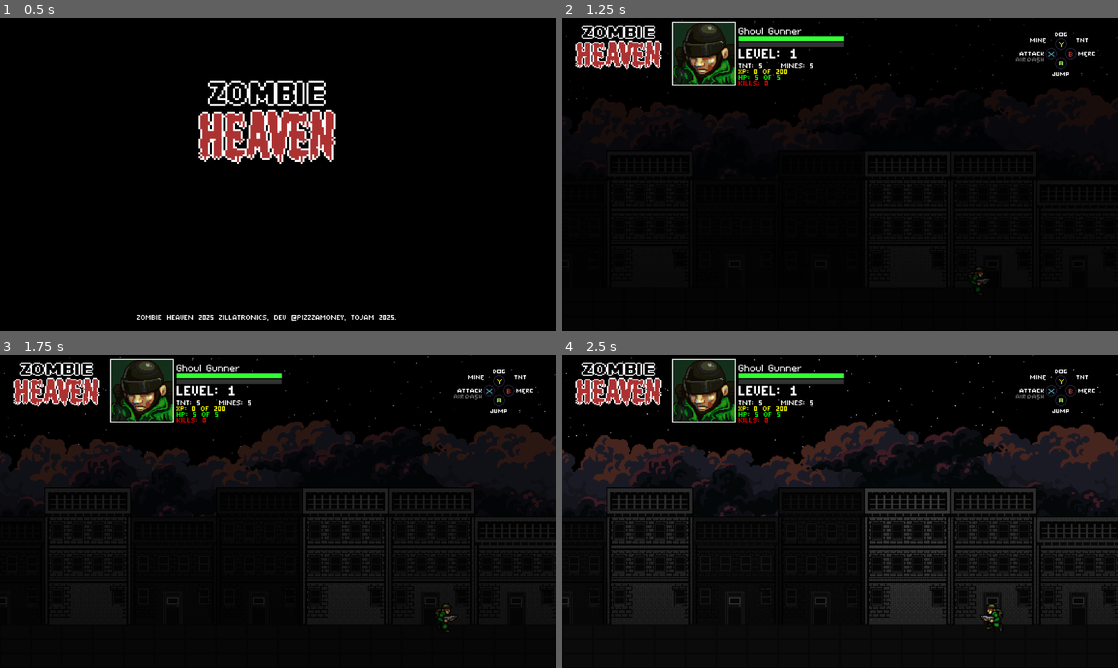
Above: before the commit, frames 1-4 (two rows, left to right).
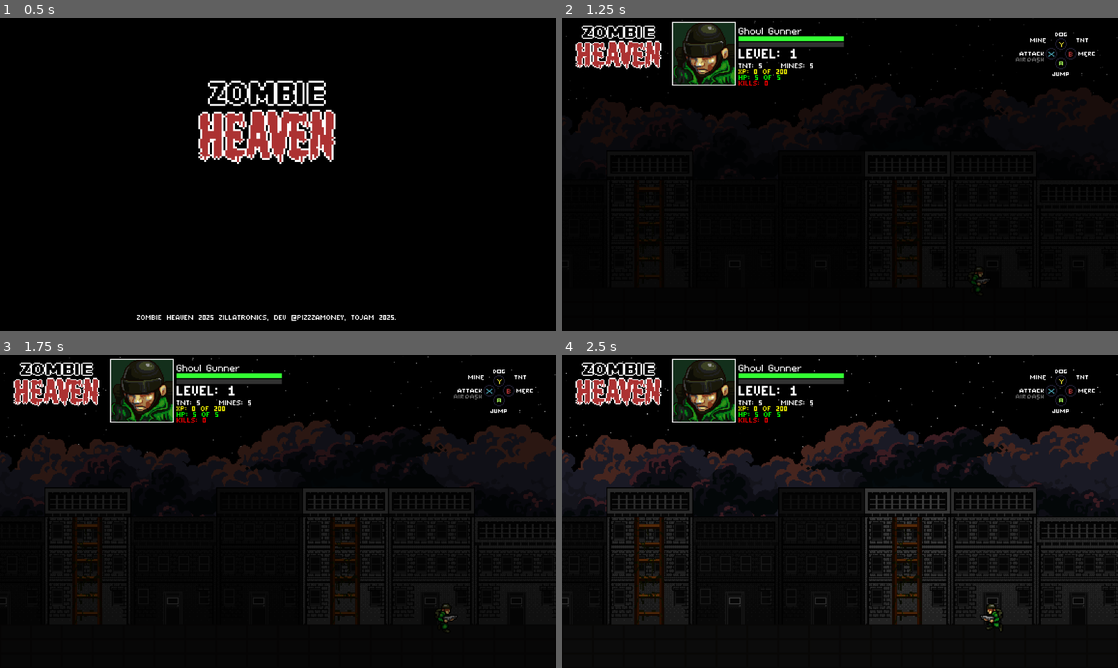
Above: after the commit, the same moments.

Repository: Tekknobot/ZombieSlug
Game: Godot game, scene res://Scenes/Titlescreen.tscn
Same seed, same stepped clock (60 frames per second), same inputs: the game is played once before the commit and once after it.
Inputs:
- Up to frame 1 (0.5 s): no input
- Up to frame 2 (1.25 s): tap Enter (ui_accept) at 0.5, 0.77 s; hold Right (ui_right) from 0.53 s (still down)
- Up to frame 3 (1.75 s): keep holding Right (ui_right); tap Enter (ui_accept) at 1.52 s
- Up to frame 4 (2.5 s): release Right (ui_right) at 2.03 s; hold Left (ui_left) from 2.03 s (still down)

Frame 1 is identical in both runs. In frame 2, less than 0.1% of the frame differs, in the area x 13-64%, y 54-66%; in frame 3, 0.5%; in frame 4, 1.4%, in the area x 13-65%, y 51-86%.

Commit message:
Push for night.

Diff:
--- a/Scenes/Sprites/ladder.tscn
+++ b/Scenes/Sprites/ladder.tscn
@@ -3,11 +3,11 @@
 [ext_resource type="Script" path="res://Scripts/ladder.gd" id="1_p3ven"]
 
 [sub_resource type="RectangleShape2D" id="RectangleShape2D_sr3o2"]
-size = Vector2(35, 139.5)
+size = Vector2(35, 135.5)
 
 [node name="Ladder" type="Area2D" groups=["Ladders"]]
 script = ExtResource("1_p3ven")
 
 [node name="CollisionShape2D" type="CollisionShape2D" parent="." groups=["Ladders"]]
-position = Vector2(0, -70.25)
+position = Vector2(0, -68.25)
 shape = SubResource("RectangleShape2D_sr3o2")
--- a/Scenes/Sprites/soldier.tscn
+++ b/Scenes/Sprites/soldier.tscn
@@ -207,7 +207,7 @@
 initial_grenade_damage = 2
 initial_mine_damage = 2
 dash_speed = 400.0
-climb_speed = 50.0
+climb_speed = 60.0
 
 [node name="AnimatedSprite2D" type="AnimatedSprite2D" parent="."]
 material = SubResource("ShaderMaterial_jd2l6")
--- a/Scripts/soldier.gd
+++ b/Scripts/soldier.gd
@@ -93,6 +93,8 @@
 # how long we disable one-way before re-enabling
 const DROP_THROUGH_TIME := 0.4
 
+var on_roof: bool = false
+
 func _ready() -> void:
 	#Place elswhere when needed
 	Playerstats.reset_stats()
@@ -165,111 +167,125 @@
 	if is_dead:
 		return
 
-	# if they press Down + Jump while standing on a roof, drop through:
-	if is_on_floor() and Input.is_action_just_pressed("jump") and Input.is_action_pressed("ui_down"):
+	# ——— Drop-through when pressing Down+Jump on a roof ———
+	if is_on_floor() and Input.is_action_just_pressed("jump") and Input.is_action_pressed("ui_down") and on_roof:
 		_drop_through_roofs()
-		return   # skip the rest so gravity applies next frame
+		return
 
 	# ——— Ladder climbing override ———
 	if on_ladder:
-		# start or stop climbing based on Up/Down
 		if Input.is_action_pressed("ui_up") or Input.is_action_pressed("ui_down"):
 			is_climbing = true
+		else:
+			is_climbing = false
 
 		if is_climbing:
-			# lock X, move Y
 			velocity.x = 0
-			velocity.y = ( Input.get_action_strength("ui_down")
-						  - Input.get_action_strength("ui_up") ) * climb_speed
-
-			# play climb anim or idle
+			velocity.y = (Input.get_action_strength("ui_down")
+						 - Input.get_action_strength("ui_up")) * climb_speed
 			if velocity.y != 0:
 				anim.play("climb")
 			else:
 				anim.play("climb_idle")
-
 			move_and_slide()
-
-	# ————— AIR DASH —————
+			return
+
+	# ——— Air dash ———
 	if is_dashing:
 		velocity = dash_dir * dash_speed
 		move_and_slide()
 		_spawn_afterimage()
 		return
 
-	# when in the air and Attack is pressed, dash instead of firing
 	if not is_on_floor() and Input.is_action_just_pressed("attack") and can_dash:
+		var dash_input = Vector2(
+			Input.get_action_strength("ui_right") - Input.get_action_strength("ui_left"),
+			Input.get_action_strength("ui_down")  - Input.get_action_strength("ui_up")
+		)
+		if dash_input == Vector2.ZERO:
+			dash_input = Vector2.UP
+		dash_input = dash_input.normalized()
 		_start_dash()
 		return
 
-	# on ground, Attack works normally
+	# ——— Ground attack ———
 	if is_on_floor() and Input.is_action_just_pressed("attack") and attack_ready:
 		_on_attack()
 
-	# kick off a dash
+	# ——— Kick off an air dash via button ———
 	if Input.is_action_just_pressed("dash") and can_dash and not is_on_floor():
+		var dash_input = Vector2(
+			Input.get_action_strength("ui_right") - Input.get_action_strength("ui_left"),
+			Input.get_action_strength("ui_down")  - Input.get_action_strength("ui_up")
+		)
+		if dash_input == Vector2.ZERO:
+			dash_input = Vector2.UP
+		dash_input = dash_input.normalized()
 		_start_dash()
 
-	# Dog spawn on left
-	if Input.is_action_just_pressed("dog") and dog_cooldown_timer.is_stopped():
+	# ——— Spawns blocked on roofs ———
+	if Input.is_action_just_pressed("dog") and dog_cooldown_timer.is_stopped() and not on_roof:
 		_spawn_dog()
 		dog_cooldown_timer.start()
 
-	# Merc spawn on right
-	if Input.is_action_just_pressed("merc") and merc_cooldown_timer.is_stopped():
+	if Input.is_action_just_pressed("merc") and merc_cooldown_timer.is_stopped() and not on_roof:
 		_spawn_merc()
 		merc_cooldown_timer.start()
 
-	# (The rest of your gravity/attack/movement code stays exactly the same…)
+	# ——— Movement, gravity, other attacks ———
 	velocity.y += gravity * delta
 
-	# trigger attack if the player hits “attack” and we're off‐cooldown
 	if Input.is_action_just_pressed("attack") and attack_ready:
 		_on_attack()
 
 	if Input.is_action_just_pressed("grenade") and grenade_cooldown_timer.is_stopped():
-		# only throw if we have grenades left
 		if Playerstats.use_grenade():
 			_throw_grenade()
 			grenade_cooldown_timer.start()
 		else:
-			$EmptyClickSfx.play()   # optional “out of ammo” sound
-
-	if is_on_floor() and Input.is_action_just_pressed("mine") and mine_cooldown_timer.is_stopped():
+			empty_sfx.play()
+
+	if is_on_floor() and Input.is_action_just_pressed("mine") and mine_cooldown_timer.is_stopped() and not on_roof:
 		if Playerstats.use_mine():
 			_drop_mine()
 			mine_cooldown_timer.start()
 		else:
-			$EmptyClickSfx.play()
-
-	var can_move := not is_attacking or not is_on_floor()
-	var dir: float = 0.0
+			empty_sfx.play()
+
+	var can_move = not is_attacking or not is_on_floor()
+	var dir = 0.0
 	if can_move:
 		dir = Input.get_action_strength("ui_right") - Input.get_action_strength("ui_left")
-		velocity.x = dir * speed
-	else:
-		velocity.x = 0
+	velocity.x = dir * speed
 
 	if dir != 0 and can_move:
 		facing_right = dir > 0
-		anim.flip_h  = facing_right
-		var abs_off: float = abs(muzzle_point.position.x)
+		anim.flip_h = facing_right
+		var abs_off = abs(muzzle_point.position.x)
 		if facing_right:
 			muzzle_point.position.x = abs_off
 		else:
 			muzzle_point.position.x = -abs_off
 
 	if can_move and is_on_floor() and Input.is_action_just_pressed("jump"):
-		# play jump sound
 		jump_sfx.play()
-
 		velocity.y = jump_velocity
 
 	self.velocity = velocity
 	move_and_slide()
 
+	# ——— Detect if standing on a Roof collider ———
+	on_roof = false
+	if is_on_floor():
+		for i in range(get_slide_collision_count()):
+			var col = get_slide_collision(i)
+			if col and col.get_collider().is_in_group("Roof"):
+				on_roof = true
+				break
+
+	# ——— Ground snap & animations ———
 	if is_on_floor() and abs(velocity.y) < 1:
-		velocity.y      = 0
+		velocity.y = 0
 		self.velocity.y = 0
 
 	if not is_attacking:
Binary file changed: Assets/Backgrounds/City_block.png
